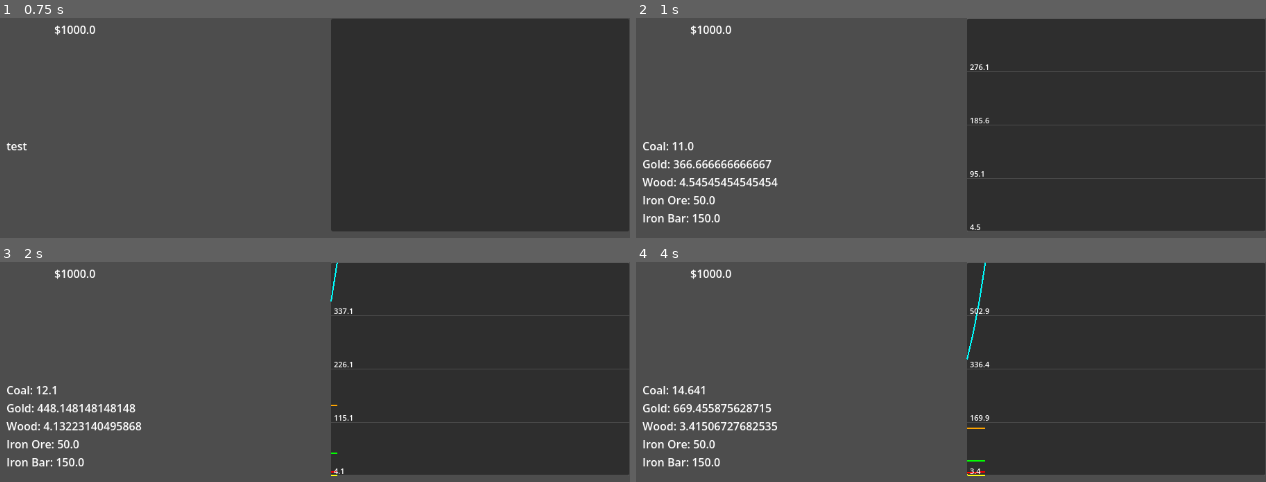
Above: before the commit, frames 1-4 (two rows, left to right).
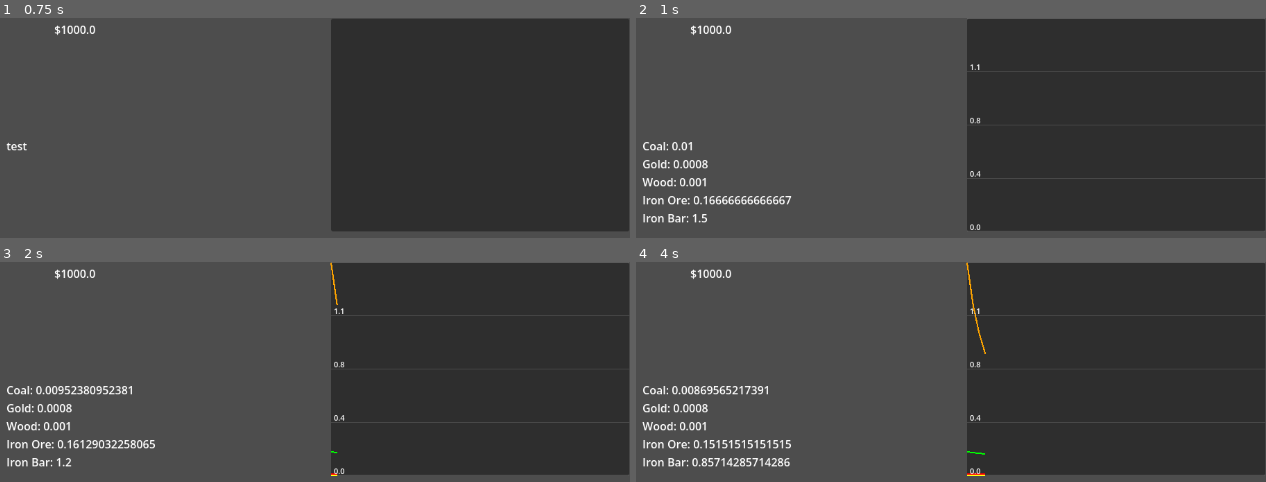
Above: after the commit, the same moments.

Repository: Uziel-8/PL-Market-Test
Game: Godot game, scene res://Scenes/level.tscn
Same seed, same stepped clock (60 frames per second), same inputs: the game is played once before the commit and once after it.
Inputs:
- Up to frame 1 (0.75 s): tap Enter at 0.5 s
- Up to frame 2 (1 s): no input
- Up to frame 3 (2 s): tap Space at 1.25 s
- Up to frame 4 (4 s): tap Enter at 2.75 s; tap Space at 3.5 s

Frame 1 is identical in both runs. In frame 2, 1.5% of the frame differs, in the area x 5-57%, y 20-97%; in frame 3, 1.9%; in frame 4, 2.3%, in the area x 5-57%, y 0-98%.

Commit message:
following the orders of our dear overlord Claude. added in some more complex pricing stuff, now takes into account global quantitites and such

Diff:
--- a/Resources/coal.tres
+++ b/Resources/coal.tres
@@ -5,6 +5,7 @@
 [resource]
 script = ExtResource("1_54jvl")
 commodity_name = "Coal"
+base_price = 10.0
 current_price = 10.0
 supply = 1.0
 demand = 1.1
--- a/Resources/gold.tres
+++ b/Resources/gold.tres
@@ -5,10 +5,12 @@
 [resource]
 script = ExtResource("1_204is")
 commodity_name = "Gold"
-current_price = 300.0
-supply = 0.9
-demand = 1.1
+base_price = 200.0
+current_price = 200.0
+supply = 1.0
+demand = 1.0
 volatility_low = 0.5
 volatility_high = 1.5
 global_quantity = 500
+elasticity = 2.0
 metadata/_custom_type_script = "uid://dadgjthpvgbma"
--- a/Resources/iron_bar.tres
+++ b/Resources/iron_bar.tres
@@ -5,9 +5,11 @@
 [resource]
 script = ExtResource("1_c4vw1")
 commodity_name = "Iron Bar"
+base_price = 150.0
 current_price = 150.0
 supply = 1.0
 demand = 1.0
 volatility_low = 0.7
 volatility_high = 1.2
+global_quantity = 100
 metadata/_custom_type_script = "uid://dadgjthpvgbma"
--- a/Resources/iron_ore.tres
+++ b/Resources/iron_ore.tres
@@ -5,6 +5,7 @@
 [resource]
 script = ExtResource("1_2g6jo")
 commodity_name = "Iron Ore"
+base_price = 50.0
 current_price = 50.0
 supply = 1.0
 demand = 1.0
--- a/Resources/wood.tres
+++ b/Resources/wood.tres
@@ -5,6 +5,7 @@
 [resource]
 script = ExtResource("1_irjvf")
 commodity_name = "Wood"
+base_price = 5.0
 current_price = 5.0
 supply = 1.1
 demand = 1.0
--- a/Scenes/level.gd
+++ b/Scenes/level.gd
@@ -13,6 +13,7 @@
 func game_tick():
 	for Commodity in Globals.commodities:
 		print(Commodity.commodity_name, " current price: ", Commodity.current_price)
+	_update_production()
 	_update_market()
 	_update_label()
 
@@ -21,15 +22,16 @@
 	for commodity in Globals.commodities:
 		label.text += str(commodity.commodity_name, ": ", commodity.current_price) + "\n"
 
+func _update_production():
+	for commodity in Globals.commodities:
+		commodity.global_quantity += commodity.production_rate
+		commodity.global_quantity -= commodity.consumption_rate
+		commodity.global_quantity = max(commodity.global_quantity, 0.0)
+
 
 func _update_market():
 	for commodity in Globals.commodities:
-		var ratio = commodity.demand/commodity.supply
-		commodity.updated_price = commodity.current_price * pow(ratio, commodity.elasticity)
-		#commodity.updated_price = commodity.current_price * randf_range(commodity.volatility_low, commodity.volatility_high)
-		commodity.current_price = commodity.updated_price
+		var ratio = commodity.global_quantity/max(commodity.target_quantity, 1.0)
+		commodity.current_price = commodity.base_price / pow(ratio, commodity.elasticity)
 		print(commodity.commodity_name, " updated price: ", commodity.current_price, ", quantity: ", commodity.global_quantity)
 		$Panel/PriceGraph.record_price(commodity.commodity_name, commodity.current_price)
-
-
-##
--- a/Scenes/level.tscn
+++ b/Scenes/level.tscn
@@ -25,8 +25,6 @@
 offset_bottom = 28.0
 size_flags_horizontal = 4
 
-[node name="ProductionCentre1" parent="." unique_id=804269367 instance=ExtResource("2_k5f4k")]
-
 [node name="Panel" type="Panel" parent="." unique_id=1962022216]
 offset_left = 721.0
 offset_top = 1.0
@@ -42,4 +40,6 @@
 grow_vertical = 2
 script = ExtResource("3_6phgx")
 
+[node name="ProductionCentre1" parent="." unique_id=804269367 instance=ExtResource("2_k5f4k")]
+
 [connection signal="timeout" from="Timer" to="." method="_on_timer_timeout"]
--- a/Scripts/commodity.gd
+++ b/Scripts/commodity.gd
@@ -5,15 +5,23 @@
 @export var commodity_name: String
 @export var commodity_sprite: Texture2D
 
+@export var base_price: float
 @export var current_price: float
-@export var updated_price: float
+#@export var updated_price: float
+
 @export var min_supply : float = 100.0
 @export var supply: float
+@export var supply_next: float = 1.0 ##supply in the next tick
 @export var demand: float
+@export var demand_next: float = 1.0
+
 @export var volatility_low: float
 @export var volatility_high: float
 
 @export var global_quantity: int
+@export var target_quantity: int
 
+@export var production_rate: float = 10.0
+@export var consumption_rate: float = 10.0
 
 @export var elasticity : float = 1.0
